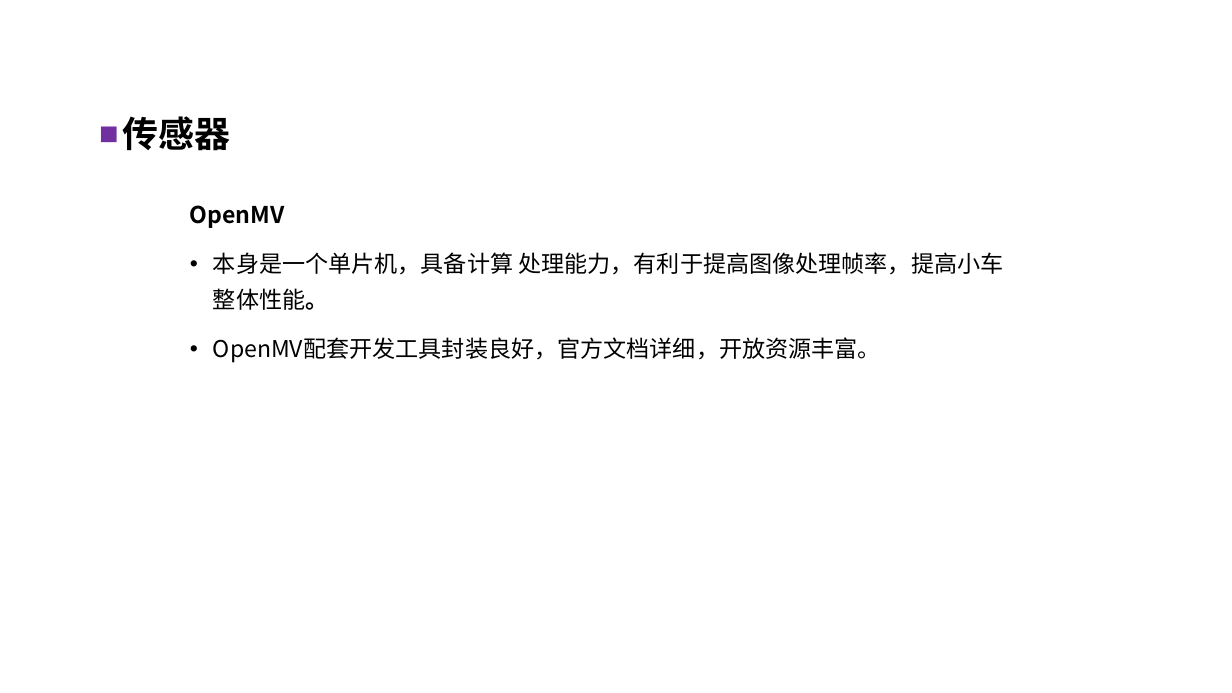
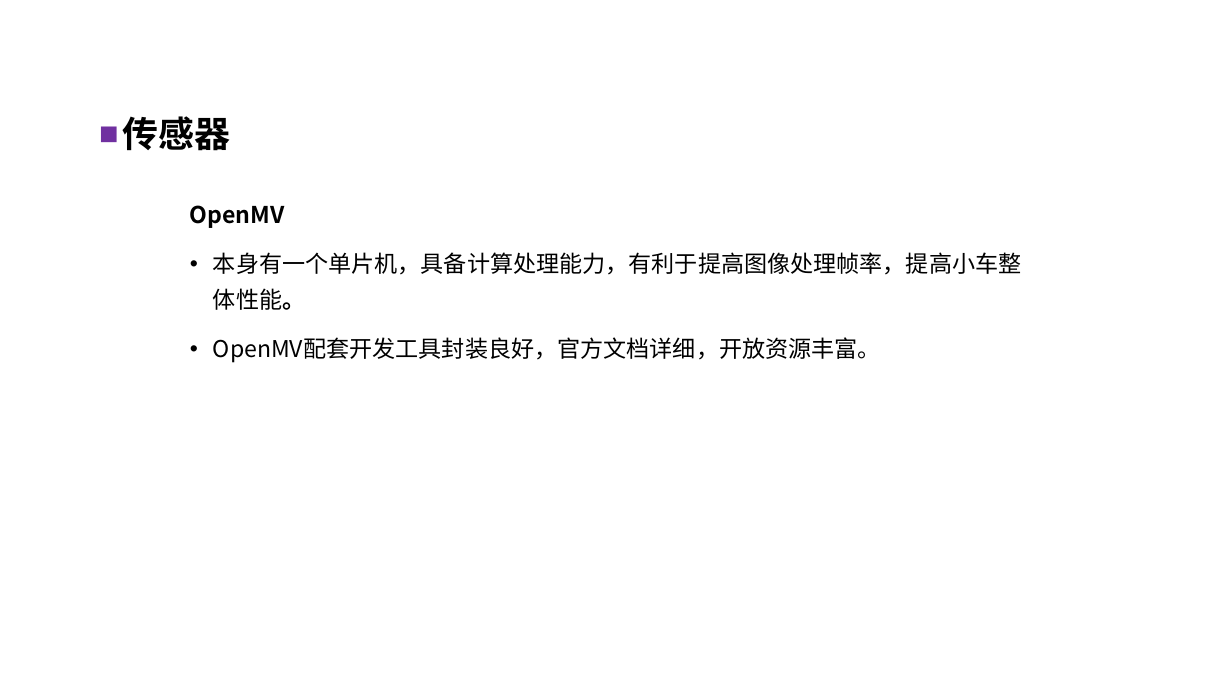
Before and after one commit to QiuYi111/AutonomousCar-, a slide deck: slide 19 of LiteratureReview/ppt/自主移动车原型设计.pptx (slide 20 before the commit). Drawn at 1232x693 pixels with LibreOffice and Linux fonts; fonts in the diff are those of the drawing; background and template pictures are left out. Boxes give left, top, right and bottom in pixels: in the first picture for what was removed or moved away, otherwise in the second. Text is boxed around its words. In the diff, an @@ line names an element or a change of style, - is before the commit and + after.

```diff
--- a/LiteratureReview/ppt/自主移动车原型设计.pptx
+++ b/LiteratureReview/ppt/自主移动车原型设计.pptx
@@ text at bbox=[213, 252, 1021, 310]: text changed @@
-• 本身是一个单片机，具备计算 处理能力，有利于提高图像处理帧率，提高小车整体性能。
+• 本身有一个单片机，具备计算处理能力，有利于提高图像处理帧率，提高小车整体性能。
```
Also in this commit, not shown: 25 other slides changed, 3 slides added, 3 slides removed, 1 other file.
